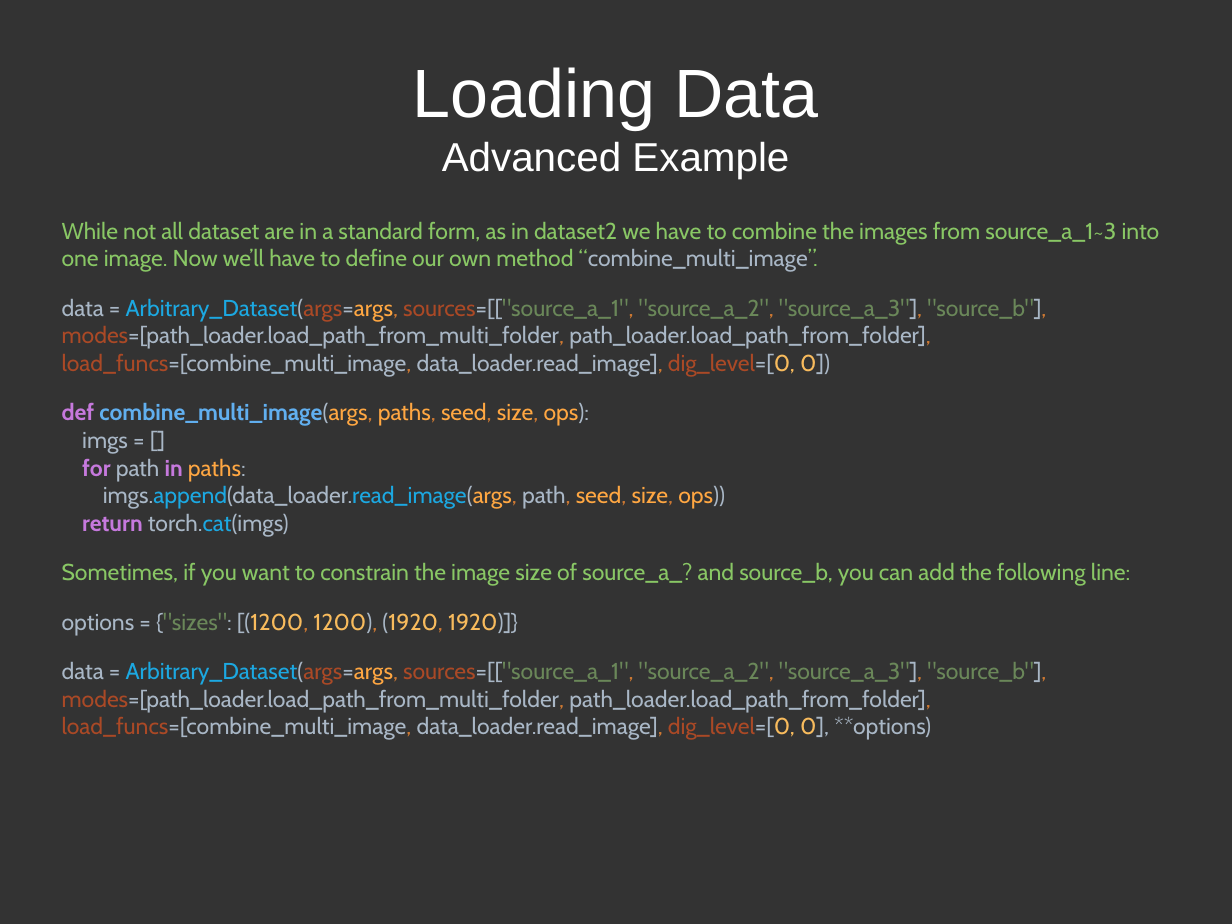
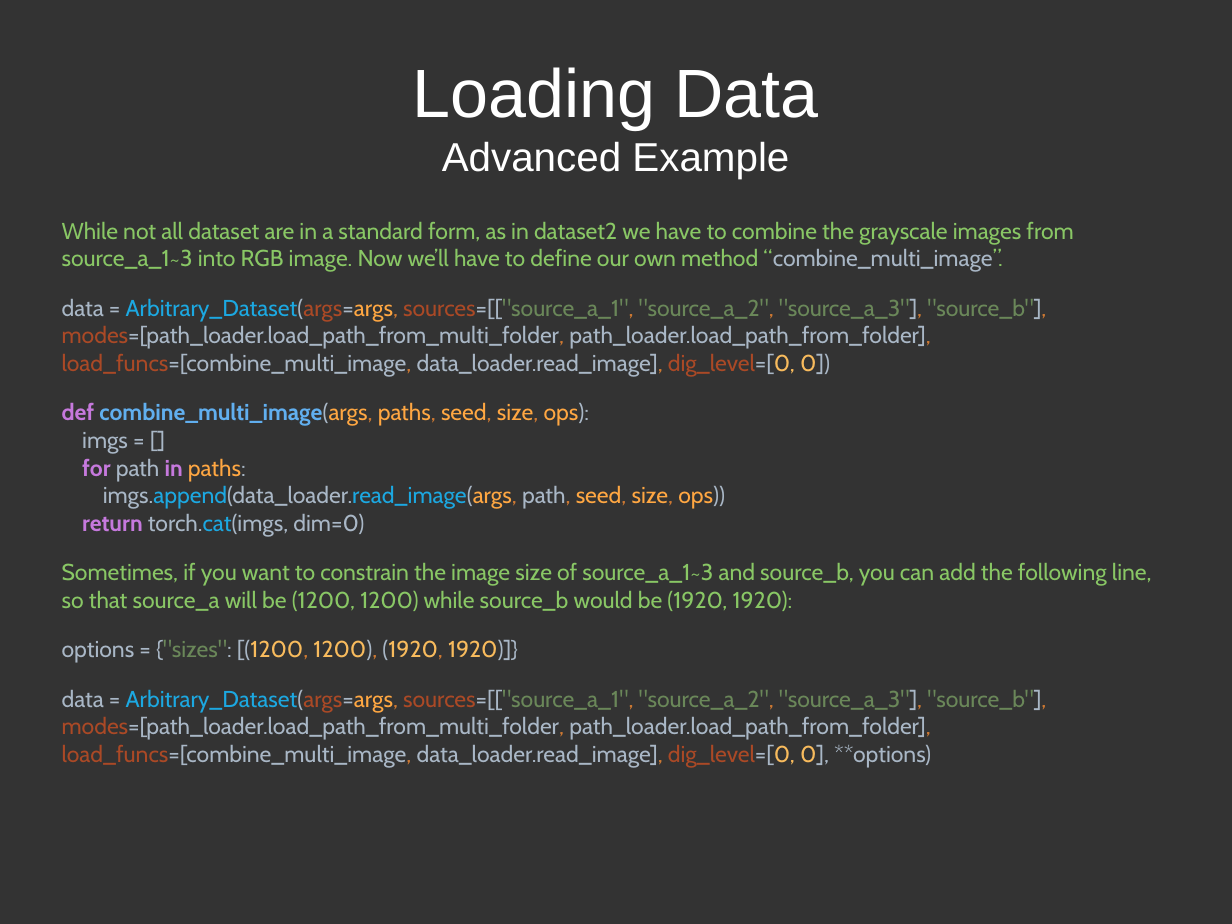
Before and after one commit to loveorchids/omni_torch, a slide deck: slide 12 of Documentations.odp (slide 11 before the commit). Drawn at 1232x924 pixels with LibreOffice and Linux fonts; fonts in the diff are those of the drawing. Boxes give left, top, right and bottom in pixels: in the first picture for what was removed or moved away, otherwise in the second. Text is boxed around its words. In the diff, an @@ line names an element or a change of style, - is before the commit and + after.

```diff
--- a/Documentations.odp
+++ b/Documentations.odp
@@ text at bbox=[62, 222, 1073, 272]: text changed @@
-While not all dataset are in a standard form, as in dataset2 we have to combine the images from source_a_1~3 into one image. Now we’ll have to define our own method “combine_multi_image”.
+While not all dataset are in a standard form, as in dataset2 we have to combine the grayscale images from source_a_1~3 into RGB image. Now we’ll have to define our own method “combine_multi_image”.
@@ text at bbox=[62, 402, 1152, 611]: text changed @@
-def combine_multi_image(args, paths, seed, size, ops):
-imgs = []
-for path in paths:
-imgs.append(data_loader.read_image(args, path, seed, size, ops))
-return torch.cat(imgs)
-Sometimes, if you want to constrain the image size of source_a_? and source_b, you can add the following line:
+def combine_multi_image(args, paths, seed, size, ops):
+imgs = []
+for path in paths:
+imgs.append(data_loader.read_image(args, path, seed, size, ops))
+return torch.cat(imgs, dim=0)
+Sometimes, if you want to constrain the image size of source_a_1~3 and source_b, you can add the following line, so that source_a will be (1200, 1200) while source_b would be (1920, 1920):
```
Also in this commit, not shown: 10 other slides changed, 2 slides added, 2 slides removed, 1 other file.
